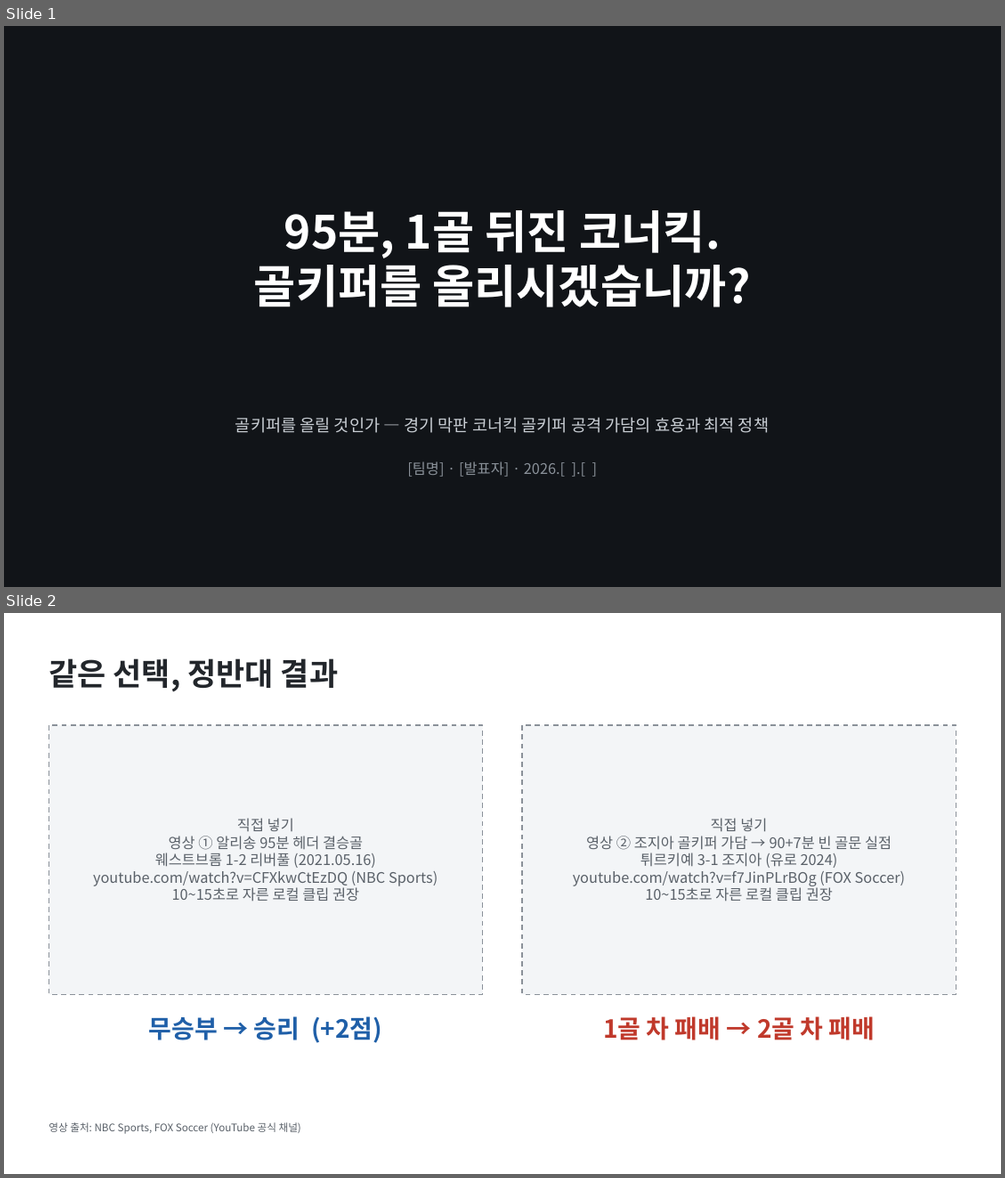
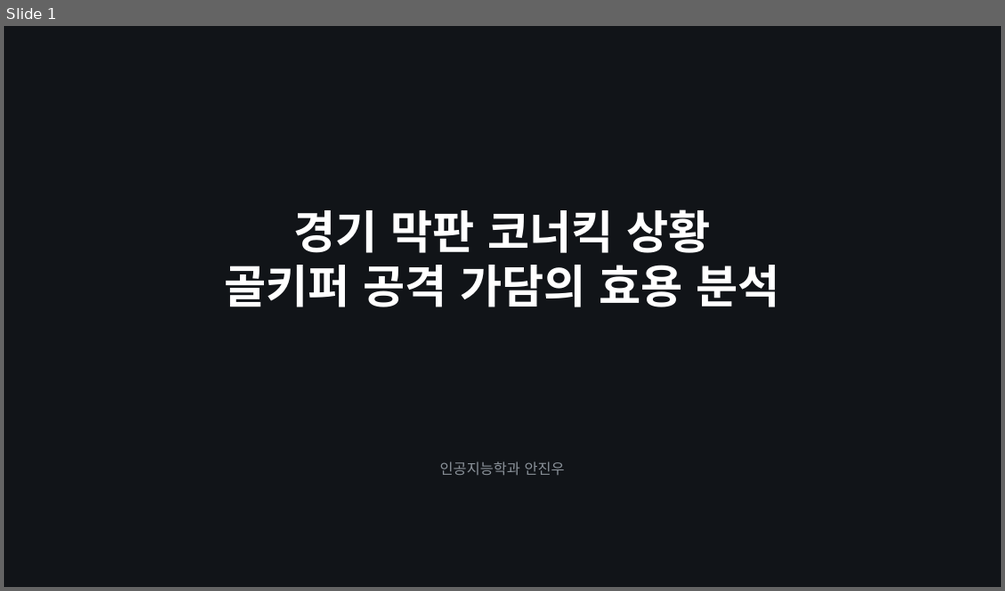
Before and after one commit to JJ1NNU/FootballDataAnalyticsProject, a slide deck: docs/slides/gk_corner_proposal.pptx. Shown one above the other, each under a label of ours: slides 1 and 2 before the commit, slide 1 after it. The pictures are 1005x1178 and 1005x591 pixels, drawn with LibreOffice and Linux fonts; fonts in the diff are those of the drawing. Boxes give left, top, right and bottom in pixels: in the first picture for what was removed or moved away, otherwise in the second. Text is boxed around its words. In the diff, an @@ line names an element or a change of style, - is before the commit and + after.

```diff
--- a/docs/slides/gk_corner_proposal.pptx
+++ b/docs/slides/gk_corner_proposal.pptx
@@ slide 2 removed at <box>4,613,1001,1174</box>, background #FFFFFF @@
@@ text removed at <box>48,658,338,692</box> @@
-같은 선택, 정반대 결과
@@ rectangle removed at <box>48,725,483,995</box> @@
@@ rectangle removed at <box>522,725,956,995</box> @@
@@ text removed at <box>93,818,437,900</box> @@
-직접 넣기
-영상 ① 알리송 95분 헤더 결승골
-웨스트브롬 1-2 리버풀 (2021.05.16)
-youtube.com/watch?v=CFXkwCtEzDQ (NBC Sports)
-10~15초로 자른 로컬 클립 권장
@@ text removed at <box>573,818,905,901</box> @@
-직접 넣기
-영상 ② 조지아 골키퍼 가담 → 90+7분 빈 골문 실점
-튀르키예 3-1 조지아 (유로 2024)
-youtube.com/watch?v=f7JinPLrBOg (FOX Soccer)
-10~15초로 자른 로컬 클립 권장
@@ text removed at <box>149,1016,382,1043</box> @@
-무승부 → 승리 (+2점)
@@ text removed at <box>603,1016,875,1040</box> @@
-1골 차 패배 → 2골 차 패배
@@ text removed at <box>48,1122,301,1134</box> @@
-영상 출처: NBC Sports, FOX Soccer (YouTube 공식 채널)
@@ slide 1 changed as well @@
@@ text at <box>224,209,779,307</box>: text changed @@
-95분, 1골 뒤진 코너킥.
-골키퍼를 올리시겠습니까?
+경기 막판 코너킥 상황
+골키퍼 공격 가담의 효용 분석
@@ text removed at <box>235,417,769,433</box> @@
-골키퍼를 올릴 것인가 — 경기 막판 코너킥 골키퍼 공격 가담의 효용과 최적 정책
@@ text at <box>440,461,565,475</box>: text changed @@
-[팀명] · [발표자] · 2026.[ ].[ ]
+인공지능학과 안진우
```
Also in this commit, not shown: 3 other slides changed, 8 slides added, 8 other slides removed, 3 other files.
